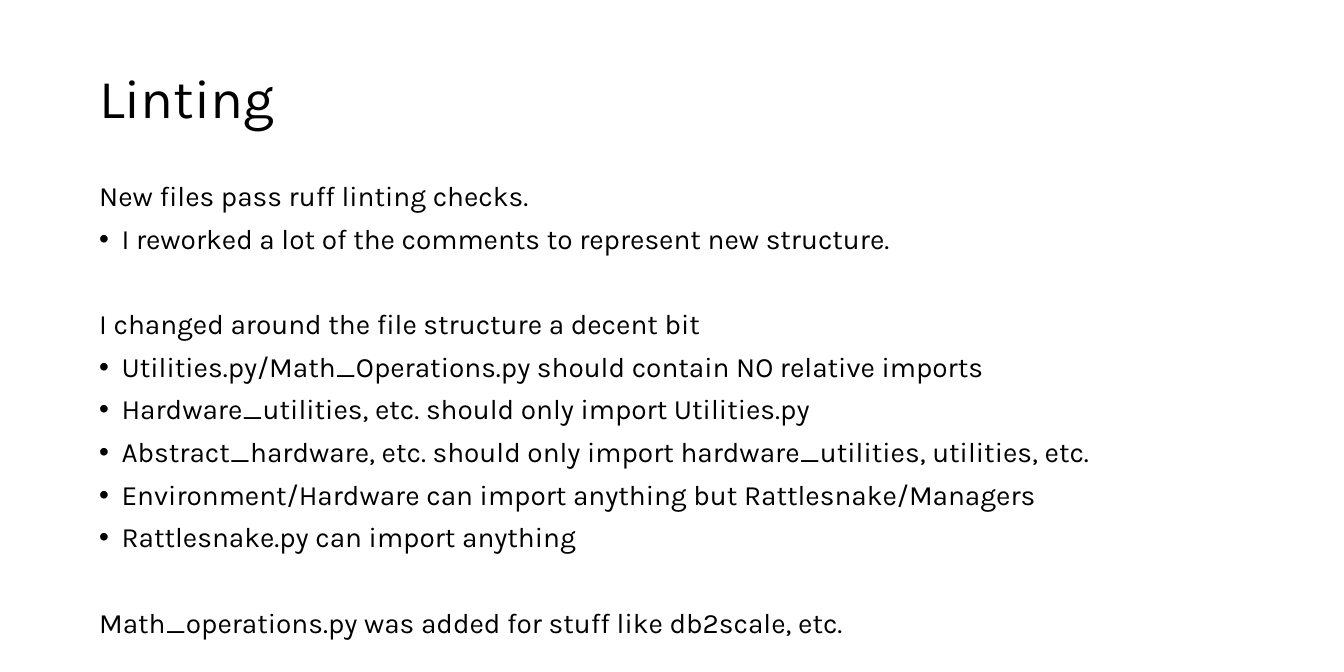
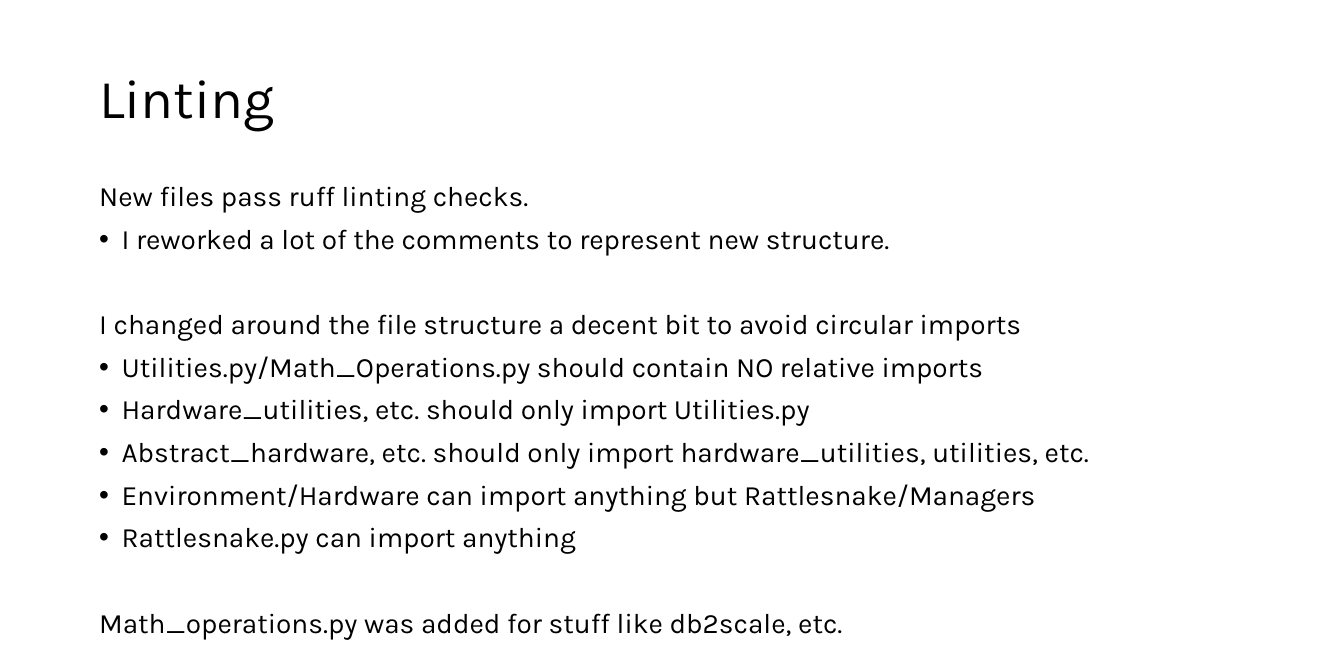
Before and after one commit to CodyLangston34135/rattlesnake-vibration-controller, a slide deck: slide 20 of Rattlesnake Architecture.pptx. Drawn at 1344x672 pixels with LibreOffice and Linux fonts; fonts in the diff are those of the drawing. Boxes give left, top, right and bottom in pixels: in the first picture for what was removed or moved away, otherwise in the second. Text is boxed around its words. In the diff, an @@ line names an element or a change of style, - is before the commit and + after.

```diff
--- a/Rattlesnake Architecture.pptx
+++ b/Rattlesnake Architecture.pptx
@@ text at (99, 314, 1021, 341): text changed @@
-I changed around the file structure a decent bit
+I changed around the file structure a decent bit to avoid circular imports
```
Also in this commit, not shown: 2 other slides changed.
